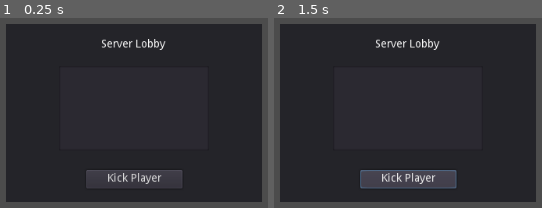
Above: before the commit, frames 1-2 (left to right).
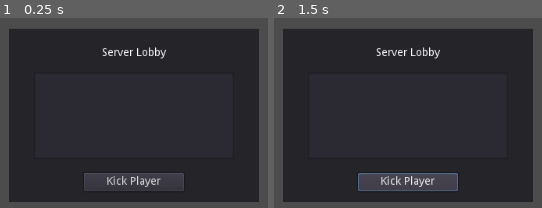
Above: after the commit, the same moments.

Repository: BrandonMorr/godot-multiplayer-demo-server
Game: Godot game, scene res://menu_scene/menu_scene.tscn
Same seed, same stepped clock (60 frames per second), same inputs: the game is played once before the commit and once after it.
Inputs:
- Up to frame 1 (0.25 s): no input
- Up to frame 2 (1.5 s): click "Kick Player" at 0.5 s; click "Kick Player" at 1.25 s

The runs differ from the first frame. In frame 1, 7.4% of the frame differs, in the area x 2-98%, y 3-97%; in frame 2, 7.6%.

Commit message:
Server can now see clients move/rotate/jump in real time

Diff:
--- a/game_scene/game_scene.gd
+++ b/game_scene/game_scene.gd
@@ -1,23 +1,31 @@
 extends Spatial
 
-onready var Player = load("res://player/player.tscn")
+onready var Player = preload("res://player/player.tscn")
 
-var spawn_points: Array = []
+onready var timers = $Timers
+onready var spawn_points = $SpawnPoints.get_children()
+
+var spawn_timer: Timer
+var spawn_rate = 2
 
 func _ready():
-	spawn_points = $SpawnPoints.get_children()
+	add_players()
 
 
-# add existing players to game
+# add existing network players to game
 func add_players():
 	# create player objects and
 	for player_id in Network.players:
 		var player = Player.instance()
+		var random_spawn = get_random_spawn()
 
 		player.name = str(player_id)
 		player.set_network_master(player_id)
+		player.hide()
 
 		$Players.add_child(player)
+
+		Network.rpc_id(player_id, "pre_start_game")
 
 		print("added to game ", str(player_id))
 
@@ -28,10 +36,13 @@
 
 	player.name = str(player_id)
 	player.set_network_master(player_id)
+	player.hide()
 
 	$Players.add_child(player)
 
-	print("added, late to game ", str(player_id))
+	Network.rpc_id(player_id, "pre_start_game")
+
+	print("added late to game ", str(player_id))
 
 
 # remove player data from games
@@ -39,13 +50,22 @@
 	$Players.get_node(str(player_id)).queue_free()
 
 
-# remove player data from games
+# spawn a player randomly into the game
 func spawn_player(player_id: int):
 	var player = $Players.get_node(str(player_id))
 
 	if player:
-		player.global_transform.origin = get_random_spawn()
-		player.rset("puppet_position")
+		var spawn_pos = get_random_spawn()
+		player.set_translation(spawn_pos)
+
+		# this will freeze code execution for 2 seconds
+		# it's a hacky spawn timer
+		yield(get_tree().create_timer(2), "timeout")
+
+		player.show()
+
+		for _player_id in Network.players:
+			rpc_id(_player_id, "spawn_player", player_id, spawn_pos)
 
 
 # return a random spawn position
--- a/game_scene/game_scene.tscn
+++ b/game_scene/game_scene.tscn
@@ -47,3 +47,5 @@
 transform = Transform( 1, 0, 0, 0, 1, 0, 0, 0, 1, -20, 0, -20 )
 
 [node name="Players" type="Node" parent="."]
+
+[node name="Timers" type="Node" parent="."]
--- a/menu_scene/menu_scene.gd
+++ b/menu_scene/menu_scene.gd
@@ -1,6 +1,5 @@
 extends Control
 
-onready var Player = load("res://player/player.tscn")
 onready var player_list = $LobbyPanel/PlayerList
 
 func _ready():
--- a/menu_scene/menu_scene.tscn
+++ b/menu_scene/menu_scene.tscn
@@ -15,51 +15,49 @@
 }
 
 [node name="LobbyPanel" type="Panel" parent="."]
-anchor_left = 0.5
+anchor_left = 0.500691
 anchor_top = 0.5
-anchor_right = 0.5
+anchor_right = 0.500691
 anchor_bottom = 0.5
-margin_left = -164.0
-margin_top = -114.0
-margin_right = 164.0
-margin_bottom = 114.0
+margin_left = -160.708
+margin_top = -108.001
+margin_right = 159.292
+margin_bottom = 113.999
 __meta__ = {
 "_edit_use_anchors_": false
 }
 
-[node name="PlayerList" type="ItemList" parent="LobbyPanel"]
-anchor_left = 0.207317
-anchor_top = 0.236838
-anchor_right = 0.792683
-anchor_bottom = 0.710522
-margin_top = 0.000919342
-margin_bottom = 0.000915527
-__meta__ = {
-"_edit_use_anchors_": true
-}
-
-[node name="KickButton" type="Button" parent="LobbyPanel"]
-anchor_left = 0.3125
-anchor_top = 0.821429
-anchor_right = 0.6875
-anchor_bottom = 0.925595
-text = "Kick Player"
-__meta__ = {
-"_edit_use_anchors_": true
-}
-
 [node name="Label" type="Label" parent="LobbyPanel"]
-anchor_left = 0.284722
-anchor_top = 0.0666705
-anchor_right = 0.729611
-anchor_bottom = 0.125004
-margin_left = -1.9999
-margin_top = 3.99908
-margin_right = -2.12802
-margin_bottom = 3.99909
+anchor_left = 0.3
+anchor_top = 0.108108
+anchor_right = 0.7
+anchor_bottom = 0.18018
 text = "Server Lobby"
 align = 1
 __meta__ = {
 "_edit_use_anchors_": true
 }
+
+[node name="PlayerList" type="ItemList" parent="LobbyPanel"]
+anchor_left = 0.5
+anchor_top = 0.5
+anchor_right = 0.5
+anchor_bottom = 0.5
+margin_left = -128.0
+margin_top = -55.0
+margin_right = 128.0
+margin_bottom = 56.0
+__meta__ = {
+"_edit_use_anchors_": false
+}
+
+[node name="KickButton" type="Button" parent="LobbyPanel"]
+anchor_left = 0.3
+anchor_top = 0.833333
+anchor_right = 0.7
+anchor_bottom = 0.938596
+text = "Kick Player"
+__meta__ = {
+"_edit_use_anchors_": true
+}
 [connection signal="pressed" from="LobbyPanel/KickButton" to="." method="_on_KickButton_pressed"]
--- a/network/network.gd
+++ b/network/network.gd
@@ -20,6 +20,14 @@
 	create_server()
 
 
+# create a server, called on startup
+func create_server():
+	var peer = NetworkedMultiplayerENet.new()
+	peer.create_server(DEFAULT_PORT, MAX_CONNECTIONS)
+
+	get_tree().set_network_peer(peer)
+
+
 # callback when peer has connected to server
 func _on_player_connected(player_id: int):
 	print("client ", player_id, " connected")
@@ -33,14 +41,6 @@
 		unregister_player(player_id)
 
 	print("client ", player_id, " disconnected")
-
-
-# create a server, called on startup
-func create_server():
-	var peer = NetworkedMultiplayerENet.new()
-	peer.create_server(DEFAULT_PORT, MAX_CONNECTIONS)
-
-	get_tree().set_network_peer(peer)
 
 
 # register new player with server
@@ -68,19 +68,20 @@
 			if player_id != caller_id:
 				game.rpc_id(player_id, "add_player", caller_id)
 
-		rpc_id(caller_id, "pre_start_game")
-
 
 func unregister_player(player_id: int):
-	players.erase(player_id)
+	if players.has(player_id):
+		players.erase(player_id)
+
+	rpc("unregister_player", player_id)
 
 	emit_signal("players_updated")
 
 	# if a game is in progress, remove player from game
 	if has_node("/root/Game"):
-		var game_players = get_node("/root/Game/Players").get_children()
+		var _players = get_node("/root/Game/Players").get_children()
 
-		for player in game_players:
+		for player in _players:
 			if player.name == str(player_id):
 				# tell everyone to remove the player from their game
 				var game = get_node("/root/Game")
@@ -88,20 +89,17 @@
 				game.rpc("remove_player", player_id)
 
 
-# receieved when a player has been kicked by the server
+# called when a player is kicked by the server
 func kick_player(player_id: int):
 	rpc_id(player_id, "player_kicked")
-
-	if players.has(player_id):
-		rpc("unregister_player", player_id)
+	unregister_player(player_id)
 
 	print("client ", player_id, " kicked from the game")
 
 
 # receieved when a player has left the game
 remote func player_left(player_id: int):
-	if players.has(player_id):
-		rpc("unregister_player", player_id)
+	unregister_player(player_id)
 
 	print("client ", player_id, " left the game")
 
@@ -122,11 +120,7 @@
 	get_node("/root/Menu").hide()
 
 	var game = load("res://game_scene/game_scene.tscn").instance()
-	get_tree().get_root().add_child(game)
-	game.add_players()
-
-	for player_id in players:
-		rpc_id(player_id, "pre_start_game")
+	get_node("/root").add_child(game)
 
 
 # notify caller to add players to game
@@ -135,6 +129,7 @@
 
 	var game = get_node("/root/Game")
 	game.rpc_id(caller_id, "add_players", players)
+	game.spawn_player(caller_id)
 
 
 func end_game():
@@ -146,6 +141,7 @@
 func get_player_names() -> Array:
 	return players.values()
 
+
 # return an array of player IDs
 func get_player_ids() -> Array:
 	return players.keys()
--- /dev/null
+++ b/player/movement_manager.gd
@@ -0,0 +1,72 @@
+extends Spatial
+
+var body_to_move : KinematicBody = null
+
+export var move_accel = 5
+export var max_speed = 20
+export var jump_force = 30
+export var gravity = 50
+
+var pressed_jump = false
+var is_grounded = false
+var frozen = false
+
+var drag = 0.0
+
+var move_vec: Vector3
+var velocity: Vector3
+var snap_vec: Vector3
+
+puppet var puppet_velocity: Vector3
+puppet var puppet_position: Vector3
+puppet var puppet_move_vec: Vector3
+
+signal movement_info(velocity, is_grounded)
+
+func _ready():
+	drag = float(move_accel) / max_speed
+
+
+func init(_body_to_move: KinematicBody):
+	body_to_move = _body_to_move
+
+
+puppet func jump():
+	pressed_jump = true
+
+func set_move_vec(_move_vec: Vector3):
+	# Use normalized to round out the movement vector. This prevents
+	# players from going faster diagonally.
+	move_vec = _move_vec.normalized()
+
+
+func _physics_process(delta):
+	if frozen:
+		return
+
+	move_vec = puppet_move_vec
+
+	velocity += move_accel * move_vec - velocity * Vector3(drag, 0, drag) + gravity * Vector3.DOWN * delta
+	velocity = body_to_move.move_and_slide_with_snap(velocity, snap_vec, Vector3.UP)
+
+	is_grounded = body_to_move.is_on_floor()
+
+	if is_grounded:
+		velocity.y = -0.01
+	if is_grounded and pressed_jump:
+		velocity.y = jump_force
+		snap_vec = Vector3.ZERO
+	else:
+		snap_vec = Vector3.DOWN
+
+	pressed_jump = false
+
+	emit_signal("movement_info", velocity, is_grounded)
+
+
+func freeze():
+	frozen = true
+
+
+func unfreeze():
+	frozen = false
--- a/player/player.gd
+++ b/player/player.gd
@@ -1,27 +1,13 @@
 extends KinematicBody
 
-var player_id: int
-var velocity: Vector3
+onready var movement_manager = $MovementManager
 
-puppet var puppet_position: Vector3
-puppet var puppet_velocity: Vector3
+puppet var puppet_move_vec: Vector3
+puppet var puppet_rotation_deg: Vector3
 
 func _ready():
-	player_id = get_network_master()
-
-	# make sure we initialize the position
-#	puppet_position = global_transform.origin
+	movement_manager.init(self)
 
 func _process(delta):
-	pass
-	# sync to last known position and velocity
-#	global_transform.origin = puppet_position
-#	velocity = puppet_velocity
-
-#	self.move_and_slide_with_snap(velocity, Vector3.DOWN, Vector3.UP)
-
-	# It may happen that many frames pass before the controlling player sends
-	# their position again. If we don't update puppet_pos to position after moving,
-	# we will keep jumping back until controlling player sends next position update.
-	# Therefore, we update puppet_pos to minimize jitter problems
-#	global_transform.origin = position
+	rotation_degrees = puppet_rotation_deg
+	movement_manager.set_move_vec(puppet_move_vec)
--- a/player/player.tscn
+++ b/player/player.tscn
@@ -1,12 +1,16 @@
-[gd_scene load_steps=4 format=2]
+[gd_scene load_steps=6 format=2]
 
 [ext_resource path="res://player/player.gd" type="Script" id=1]
+[ext_resource path="res://player/movement_manager.gd" type="Script" id=2]
 
 [sub_resource type="CapsuleShape" id=1]
 radius = 0.5
 
 [sub_resource type="CapsuleMesh" id=2]
 radius = 0.5
+
+[sub_resource type="CubeMesh" id=3]
+size = Vector3( 1, 2, 1 )
 
 [node name="player" type="KinematicBody"]
 script = ExtResource( 1 )
@@ -15,10 +19,21 @@
 transform = Transform( 1, 0, 0, 0, -1.62921e-07, 1, 0, -1, -1.62921e-07, 0, 1, 0 )
 shape = SubResource( 1 )
 
+[node name="Graphics" type="Spatial" parent="."]
+
+[node name="Capsule" type="MeshInstance" parent="Graphics"]
+transform = Transform( 1, 0, 0, 0, -4.37114e-08, 1, 0, -1, -4.37114e-08, 0, 1, 0 )
+mesh = SubResource( 2 )
+material/0 = null
+
+[node name="Cube" type="MeshInstance" parent="Graphics"]
+transform = Transform( 1, 0, 0, 0, 1, 0, 0, 0, 1, 0, 1, 0 )
+visible = false
+mesh = SubResource( 3 )
+material/0 = null
+
 [node name="Camera" type="Camera" parent="."]
 transform = Transform( 1, 0, 0, 0, 1, 0, 0, 0, 1, 0, 1.75, 0 )
 
-[node name="MeshInstance" type="MeshInstance" parent="."]
-transform = Transform( 1, 0, 0, 0, -1.62921e-07, 1, 0, -1, -1.62921e-07, 0, 1, 0 )
-mesh = SubResource( 2 )
-material/0 = null
+[node name="MovementManager" type="Spatial" parent="."]
+script = ExtResource( 2 )
